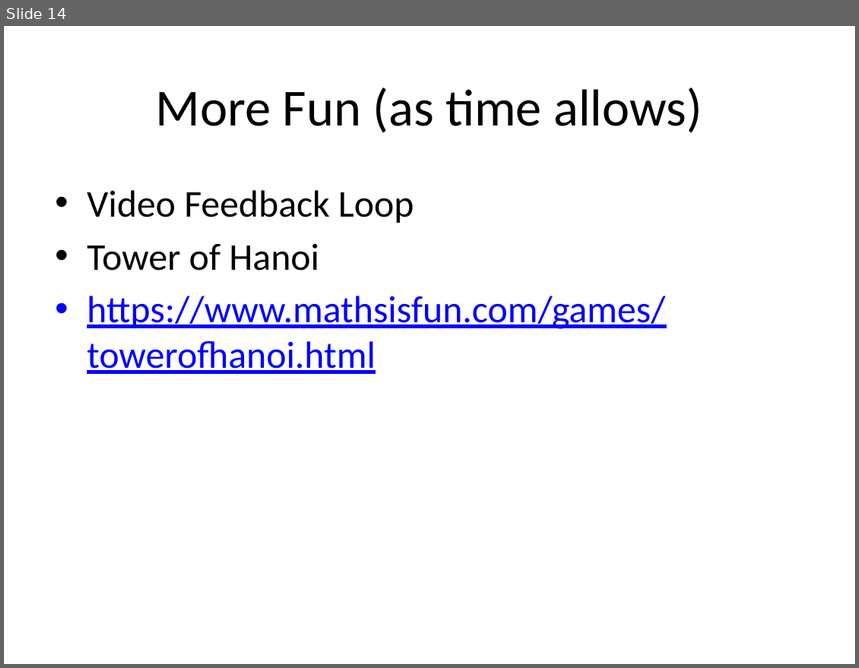
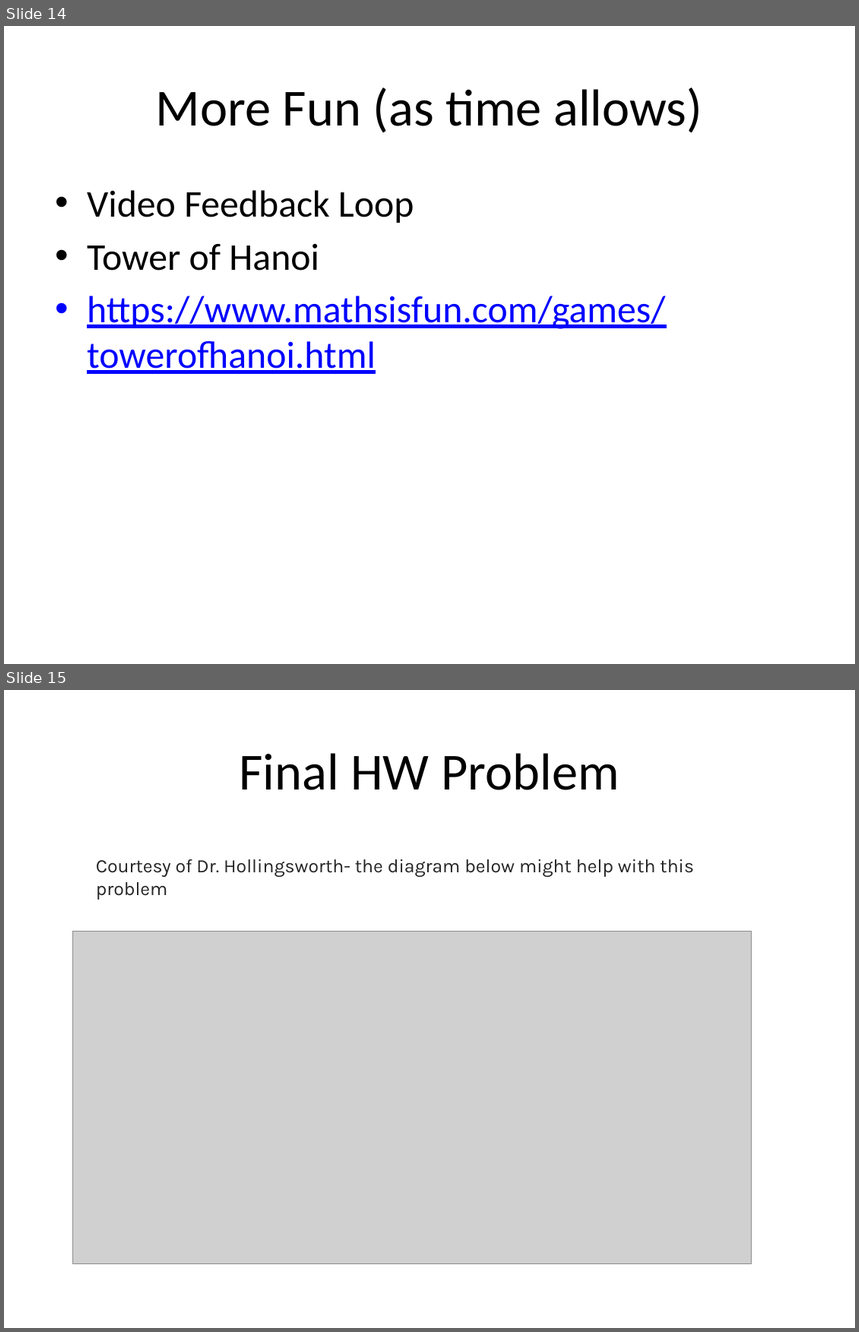
Before and after one commit to RHIT-CSSE/csse220, a slide deck: ClassMaterials/MoreRecursionMoreInterfaces/Slides/Part1-More_Recursion.pptx. Shown one above the other, each under a label of ours: slide 14 before the commit, slides 14 and 15 after it. The pictures are 859x668 and 859x1332 pixels, drawn with LibreOffice and Linux fonts; fonts in the diff are those of the drawing; grey boxes stand for pictures. Boxes give left, top, right and bottom in pixels: in the first picture for what was removed or moved away, otherwise in the second. Text is boxed around its words. In the diff, an @@ line names an element or a change of style, - is before the commit and + after.

```diff
--- a/ClassMaterials/MoreRecursionMoreInterfaces/Slides/Part1-More_Recursion.pptx
+++ b/ClassMaterials/MoreRecursionMoreInterfaces/Slides/Part1-More_Recursion.pptx
@@ slide 15 added at (4,690,855,1328), background #FFFFFF @@
@@ title added at (239,753,619,790), 44 pt, text #000000 @@
+Final HW Problem
@@ text added at (96,859,694,900), 16 pt, text #242424 @@
+Courtesy of Dr. Hollingsworth- the diagram below might help with this problem
@@ picture added at (73,931,751,1265) @@
```
Also in this commit, not shown: 1 slide changed.
